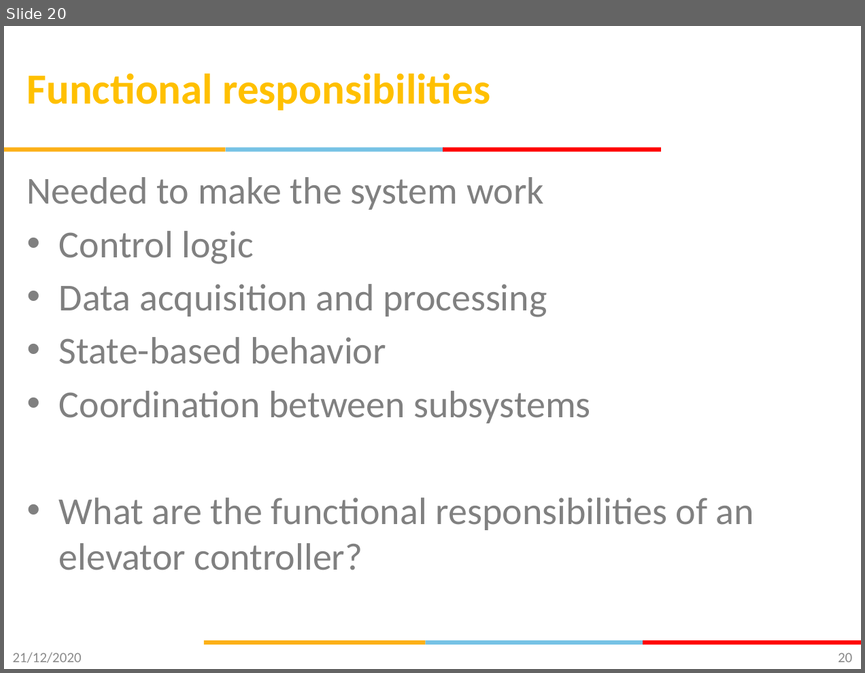
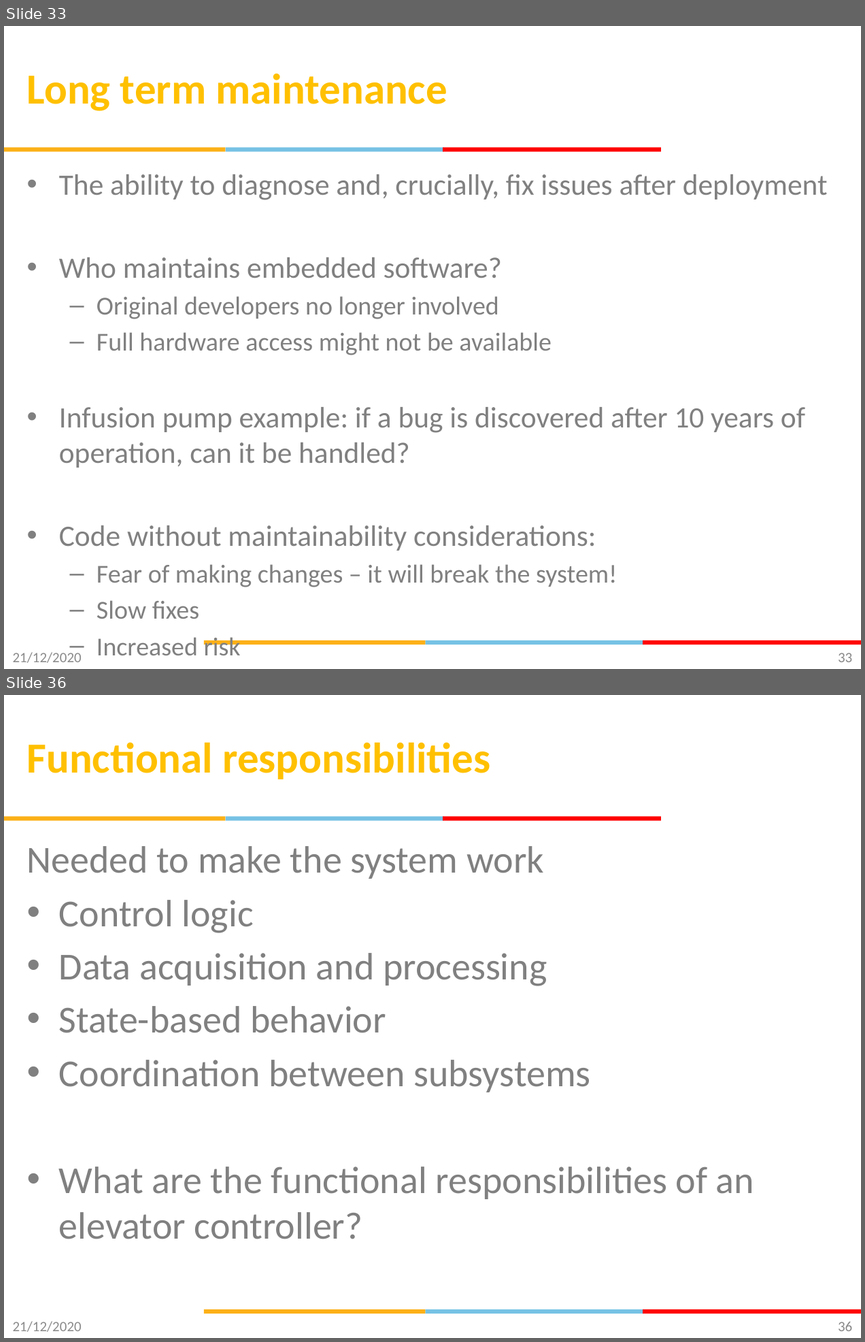
Before and after one commit to gsaurabhr-teaching/csg523-material, a slide deck: Lec-1-3-Intro.pptx. Shown one above the other, each under a label of ours: slide 20 before the commit, slides 33 and 36 after it; the slides between them are not shown. The pictures are 865x673 and 865x1342 pixels, drawn with LibreOffice and Linux fonts; fonts in the diff are those of the drawing; background and template pictures are left out. Boxes give left, top, right and bottom in pixels: in the first picture for what was removed or moved away, otherwise in the second. Text is boxed around its words. In the diff, an @@ line names an element or a change of style, - is before the commit and + after.

Commit message:
Updated lec-1-3-intro lifecycle requirements for embedded systems

```diff
--- a/Lec-1-3-Intro.pptx
+++ b/Lec-1-3-Intro.pptx
@@ slide 33 added at [4, 26, 861, 669], background #FFFFFF; not listed: 6 template elements that a slide beside it also shows @@
@@ title added at [27, 73, 447, 111], 36 pt, text #FFC000, bold @@
+Long term maintenance
@@ text added at [59, 174, 827, 618], 24.8 pt, text #808080 @@
+• The ability to diagnose and, crucially, fix issues after deployment
+• Who maintains embedded software?
+  – Original developers no longer involved
+  – Full hardware access might not be available
+• Infusion pump example: if a bug is discovered after 10 years of operation, can it be handled?
+• Code without maintainability considerations:
+  – Fear of making changes – it will break the system!
+  – Slow fixes
+  – Increased risk
@@ text added at [13, 652, 82, 662], 12 pt, text #8C8C8C @@
+21/12/2020
@@ page number added at [838, 652, 852, 662], 12 pt, text #898989 @@
+33
@@ what was slide 20 is now slide 36 @@
@@ page number at [838, 1321, 852, 1331]: text changed @@
-20
+36
```
Also in this commit, not shown: 15 other slides added.
